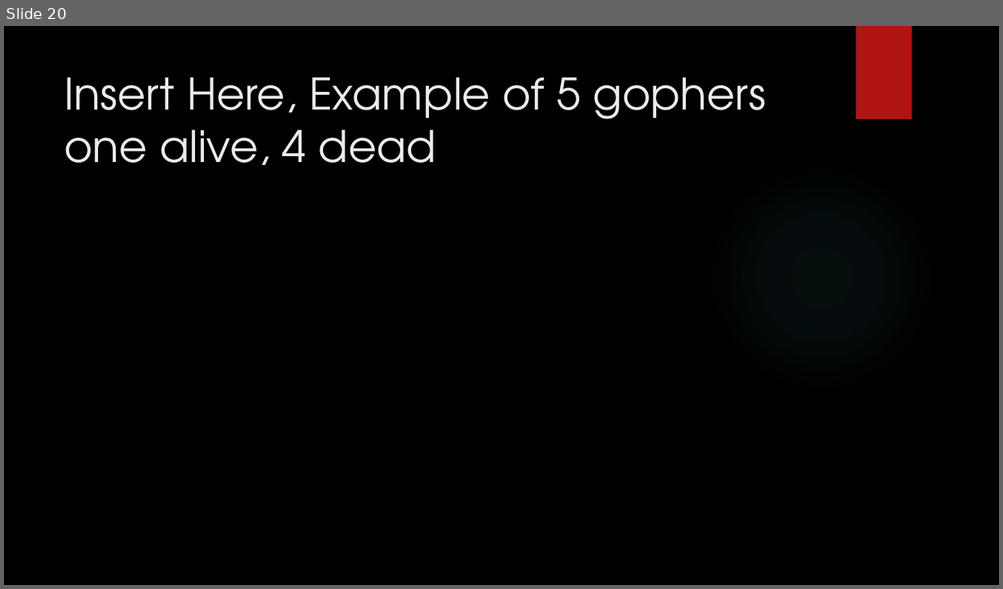
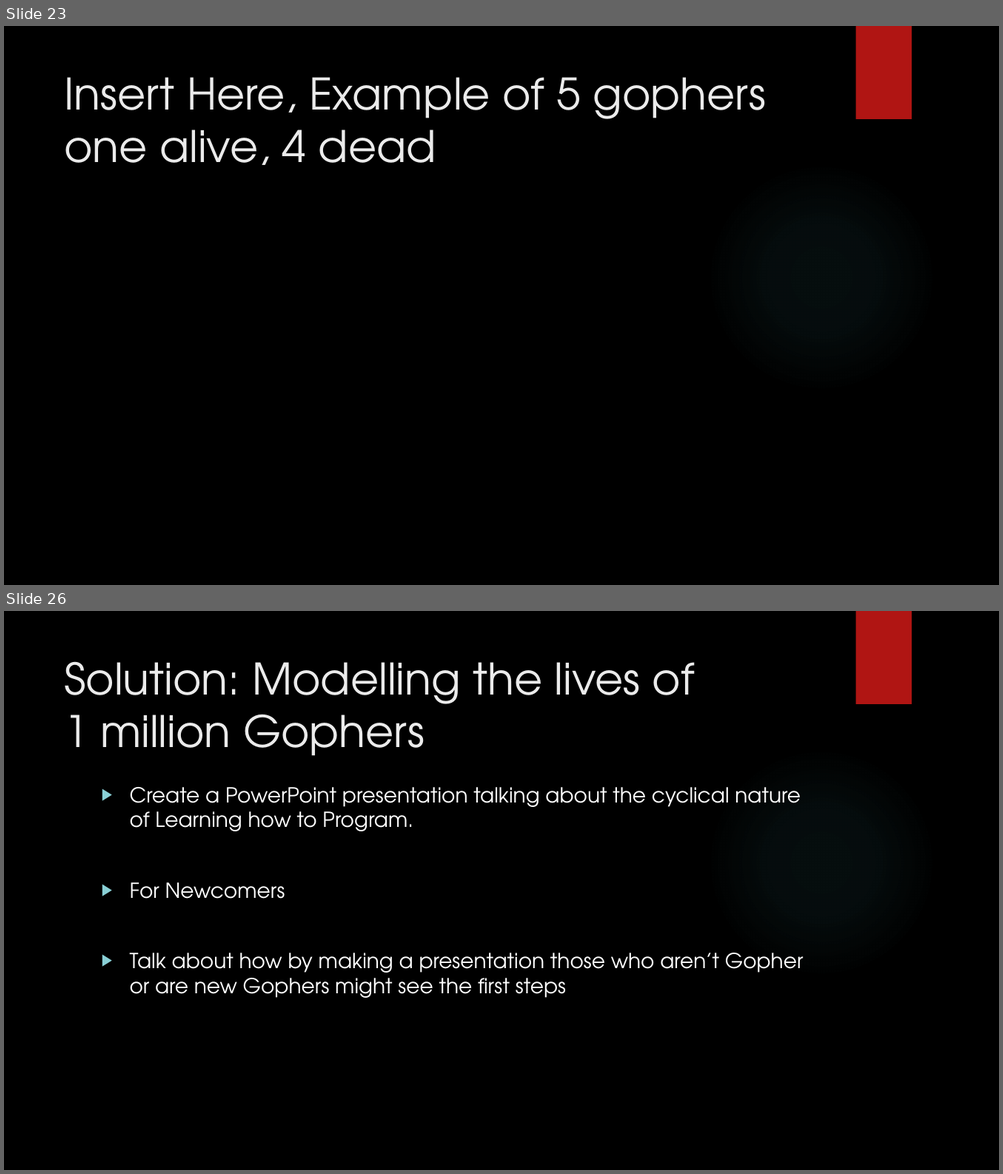
Before and after one commit to jaminologist/GopherLife, a slide deck: GopherLife.pptx. Shown one above the other, each under a label of ours: slide 20 before the commit, slides 23 and 26 after it; the slides between them are not shown. The pictures are 1003x589 and 1003x1174 pixels, drawn with LibreOffice and Linux fonts; fonts in the diff are those of the drawing; background and template pictures are left out. Boxes give left, top, right and bottom in pixels: in the first picture for what was removed or moved away, otherwise in the second. Text is boxed around its words. In the diff, an @@ line names an element or a change of style, - is before the commit and + after.

```diff
--- a/GopherLife.pptx
+++ b/GopherLife.pptx
@@ slide 26 added at <box>4,611,999,1170</box>, background picture (left out); not listed: 2 template elements that a slide beside it also shows @@
@@ title added at <box>64,661,694,756</box>, 42 pt, text #EBEBEB @@
+Solution: Modelling the lives of
+1 million Gophers
@@ text added at <box>130,787,803,998</box>, 20 pt, text #FFFFFF @@
+▶ Create a PowerPoint presentation talking about the cyclical nature of Learning how to Program.
+▶ For Newcomers
+▶ Talk about how by making a presentation those who aren’t Gopher or are new Gophers might see the first steps
@@ what was slide 20 is now slide 23 @@
```
Also in this commit, not shown: 5 slides changed, 4 other slides added, 1 slide removed, 2 other files.
